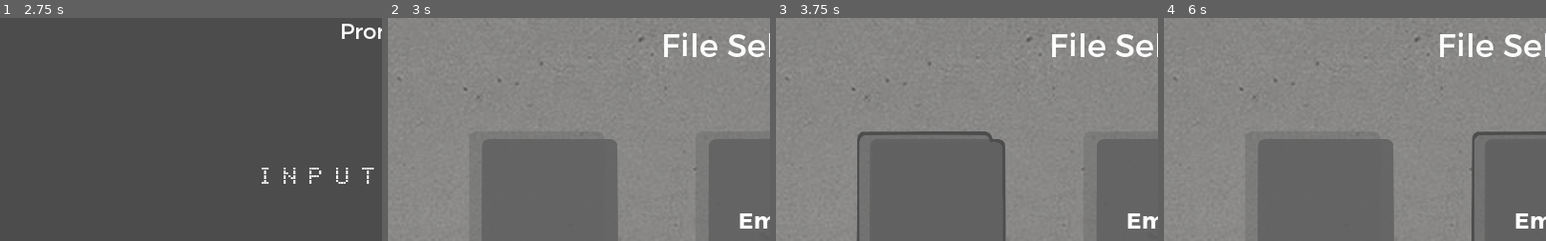
Above: before the commit, frames 1-4 (left to right).
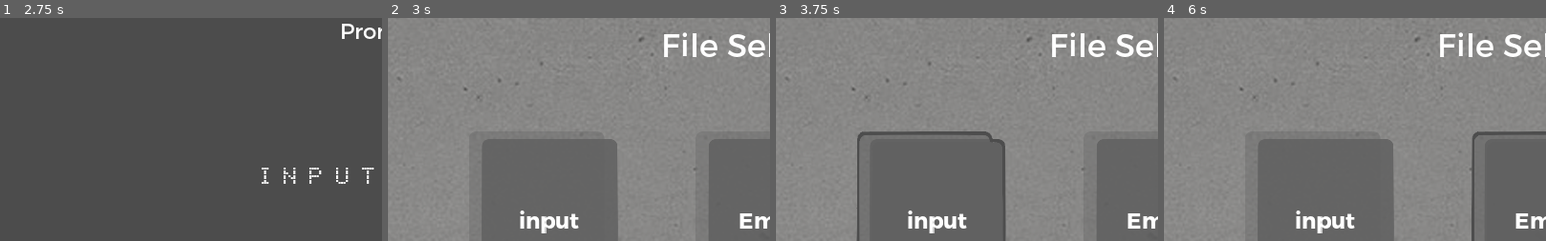
Above: after the commit, the same moments.

Repository: CrispBit/birth-of-cipher
Game: Godot game, scene res://scenes/main-menu/main_menu.tscn
Same seed, same stepped clock (60 frames per second), same inputs: the game is played once before the commit and once after it.
Inputs (mouse positions are % of the whole screen's width and height, from its top left):
- Up to frame 1 (2.75 s): tap Enter at 0.5 s; hold Right (ui_right) 0.53-1.25 s; click "Empty" at 1.25 s; click "Load" at 2 s
- Up to frame 2 (3 s): click "Okay" at 2.75 s
- Up to frame 3 (3.75 s): click (20, 50) at 3.52 s
- Up to frame 4 (6 s): click (20, 50) at 4.25 s, where only the run after the commit has a clickable "input"; tap Space at 5 s; hold Down (ui_down) 5.03-5.78 s; hold Right (ui_right) from 5.78 s (still down)
The pictures show only the part of the screen within x 0-50%, y 4-54%; the shares and areas given below are measured in that part.

Frame 1 is identical in both runs. In frame 2, 0.7% of the frame differs, in the area x 34-50%, y 86-97%; in frame 3, 0.7%; in frame 4, 0.7%.

Commit message:
Add level controller with pause menu

Diff:
--- a/project.godot
+++ b/project.godot
@@ -30,6 +30,8 @@
 
 toggle_fullscreen=[ Object(InputEventKey,"resource_local_to_scene":false,"resource_name":"","device":0,"alt":false,"shift":false,"control":false,"meta":false,"command":false,"pressed":false,"scancode":16777254,"unicode":0,"echo":false,"script":null)
  ]
+toggle_pause=[ Object(InputEventKey,"resource_local_to_scene":false,"resource_name":"","device":0,"alt":false,"shift":false,"control":false,"meta":false,"command":false,"pressed":false,"scancode":16777217,"unicode":0,"echo":false,"script":null)
+ ]
 
 [rendering]
 
--- a/scenes/file-selection/file_selection.tscn
+++ b/scenes/file-selection/file_selection.tscn
@@ -26,7 +26,7 @@
 font_data = ExtResource( 7 )
 _sections_unfolded = [ "Font", "Settings" ]
 
-[node name="Container" type="Container"]
+[node name="Container" type="Container" index="0"]
 
 anchor_left = 0.0
 anchor_top = 0.0
--- /dev/null
+++ b/scenes/level-controller/level_controller.tscn
@@ -0,0 +1,106 @@
+[gd_scene load_steps=6 format=2]
+
+[ext_resource path="res://scripts/level-controller/level_controller.gd" type="Script" id=1]
+[ext_resource path="res://scripts/level-controller/pause_popup.gd" type="Script" id=2]
+[ext_resource path="res://fonts/trueno/TruenoRg.otf" type="DynamicFontData" id=3]
+
+[sub_resource type="DynamicFont" id=1]
+
+size = 48
+use_mipmaps = false
+use_filter = false
+font_data = ExtResource( 3 )
+_sections_unfolded = [ "Font", "Font/fallback", "Resource", "Settings" ]
+
+[sub_resource type="DynamicFont" id=2]
+
+size = 30
+use_mipmaps = false
+use_filter = false
+font_data = ExtResource( 3 )
+_sections_unfolded = [ "Settings" ]
+
+[node name="Container" type="Container" index="0"]
+
+anchor_left = 0.0
+anchor_top = 0.0
+anchor_right = 1.0
+anchor_bottom = 1.0
+rect_pivot_offset = Vector2( 0, 0 )
+rect_clip_content = false
+mouse_filter = 0
+mouse_default_cursor_shape = 0
+size_flags_horizontal = 1
+size_flags_vertical = 1
+script = ExtResource( 1 )
+
+[node name="pause_popup" type="Panel" parent="." index="0"]
+
+pause_mode = 2
+visible = false
+anchor_left = 0.5
+anchor_top = 0.5
+anchor_right = 0.5
+anchor_bottom = 0.5
+margin_left = -479.5
+margin_top = -276.5
+margin_right = 479.5
+margin_bottom = 276.5
+rect_pivot_offset = Vector2( 0, 0 )
+rect_clip_content = false
+mouse_filter = 0
+mouse_default_cursor_shape = 0
+size_flags_horizontal = 1
+size_flags_vertical = 1
+script = ExtResource( 2 )
+_sections_unfolded = [ "Pause" ]
+
+[node name="Label" type="Label" parent="pause_popup" index="0"]
+
+anchor_left = 0.5
+anchor_top = 0.0
+anchor_right = 0.5
+anchor_bottom = 0.0
+margin_left = -152.0
+margin_top = 20.0
+margin_right = 151.0
+margin_bottom = 81.0
+rect_pivot_offset = Vector2( 0, 0 )
+rect_clip_content = false
+mouse_filter = 2
+mouse_default_cursor_shape = 0
+size_flags_horizontal = 1
+size_flags_vertical = 4
+custom_fonts/font = SubResource( 1 )
+text = "Pause Menu"
+percent_visible = 1.0
+lines_skipped = 0
+max_lines_visible = -1
+_sections_unfolded = [ "Rect", "custom_fonts" ]
+
+[node name="Unpause" type="Button" parent="pause_popup" index="1"]
+
+anchor_left = 0.5
+anchor_top = 1.0
+anchor_right = 0.5
+anchor_bottom = 1.0
+margin_left = -88.0
+margin_top = -116.0
+margin_right = 88.0
+margin_bottom = -30.0
+rect_pivot_offset = Vector2( 0, 0 )
+rect_clip_content = false
+focus_mode = 2
+mouse_filter = 0
+mouse_default_cursor_shape = 0
+size_flags_horizontal = 1
+size_flags_vertical = 1
+custom_fonts/font = SubResource( 2 )
+toggle_mode = false
+enabled_focus_mode = 2
+shortcut = null
+group = null
+text = "Close"
+flat = false
+align = 1
+_sections_unfolded = [ "Rect", "custom_fonts" ]
--- a/scripts/Statics.gd
+++ b/scripts/Statics.gd
@@ -3,3 +3,4 @@
 var file_selection_scene_path = "res://scenes/file-selection/file_selection.tscn";
 var name_entry_scene_path = "res://scenes/name-entry/name_entry.tscn";
 var file_button_path = "res://game-objects/buttons/FileButton.tscn";
+var level_controller_path = "res://scenes/level-controller/level_controller.tscn";
--- a/scripts/file-selection/FileButton.gd
+++ b/scripts/file-selection/FileButton.gd
@@ -33,3 +33,11 @@
 
 func get_id():
     return _id;
+
+func has_data():
+    return _name != null;
+
+func get_data():
+    return {
+        name: get_name(),
+    };
--- a/scripts/file-selection/file_selection.gd
+++ b/scripts/file-selection/file_selection.gd
@@ -46,12 +46,16 @@
             continue;
         var file = File.new();
         file.open("user://save/" + file_name, file.READ);
+        file.get_16();
+        file.get_16();
         var data = {
             "file_id": file.get_8(),
             "file_name": file.get_pascal_string(),
         };
+        file.close();
+        print(data.file_id);
         _file_buttons[data.file_id].set_name(data.file_name);
-        _file_buttons[data.file_id].set_path("user://save/" + file_name);
+        _file_buttons[data.file_id].set_path("user://save/" + data.file_name);
 
     dir.list_dir_end();
 
@@ -67,12 +71,18 @@
     _disable_buttons();
 
 func _select_button_pressed():
+    _disable_buttons();
     get_parent().queue_free();
-    var name_entry_scene_instance = ResourceLoader.load(Statics.name_entry_scene_path).instance();
-    get_node("/root").add_child(name_entry_scene_instance);
-    get_tree().current_scene = name_entry_scene_instance;
-    name_entry_scene_instance.set_file_id(_last_pressed_file_button.get_id());
-    _disable_buttons();
+    if _last_pressed_file_button.has_data():
+        var level_controller_scene_instance = ResourceLoader.load(Statics.level_controller_path).instance();
+        get_node("/root").add_child(level_controller_scene_instance);
+        get_tree().current_scene = level_controller_scene_instance;
+        level_controller_scene_instance.set_data(_last_pressed_file_button.get_data());
+    else:
+        var name_entry_scene_instance = ResourceLoader.load(Statics.name_entry_scene_path).instance();
+        get_node("/root").add_child(name_entry_scene_instance);
+        get_tree().current_scene = name_entry_scene_instance;
+        name_entry_scene_instance.set_file_id(_last_pressed_file_button.get_id());
 
 func _disable_buttons():
     _delete_button.disabled = true;
--- /dev/null
+++ b/scripts/level-controller/level_controller.gd
@@ -0,0 +1,6 @@
+extends Container
+
+var _data;
+
+func set_data(data):
+    _data = data;
--- /dev/null
+++ b/scripts/level-controller/pause_popup.gd
@@ -0,0 +1,16 @@
+extends Panel
+
+func _ready():
+    $Unpause.connect("pressed", self, "_close_popup_menu");
+
+func _process(delta):
+    if Input.is_action_just_pressed("toggle_pause"):
+        get_tree().paused = !get_tree().paused;
+        if self.visible:
+            self.hide();
+        else:
+            self.show();
+
+func _close_popup_menu():
+    get_tree().paused = false;
+    self.hide();
